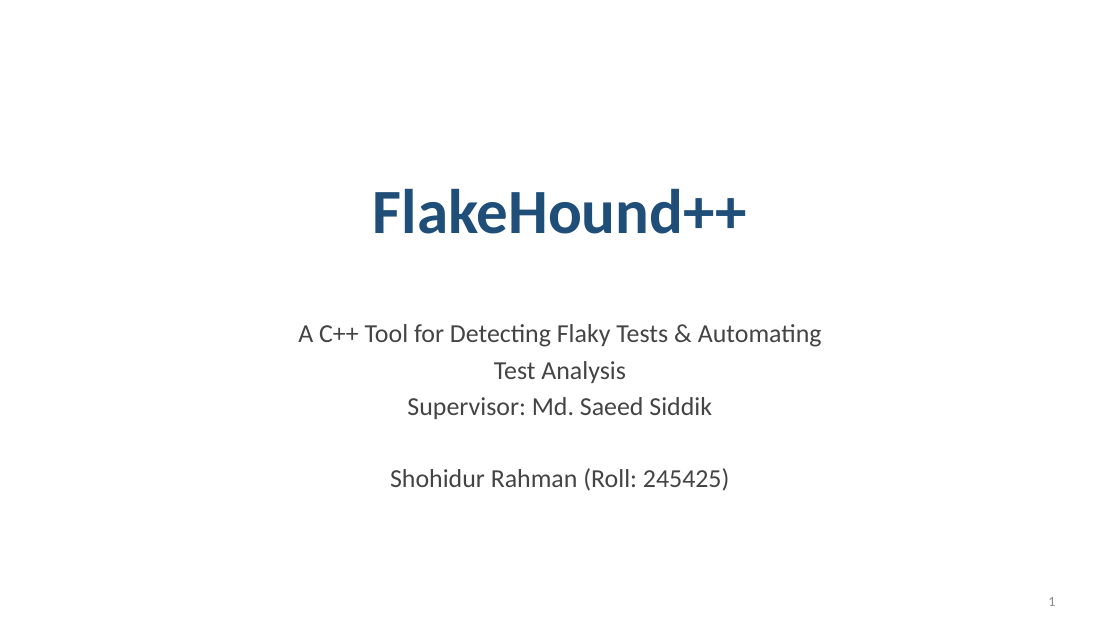
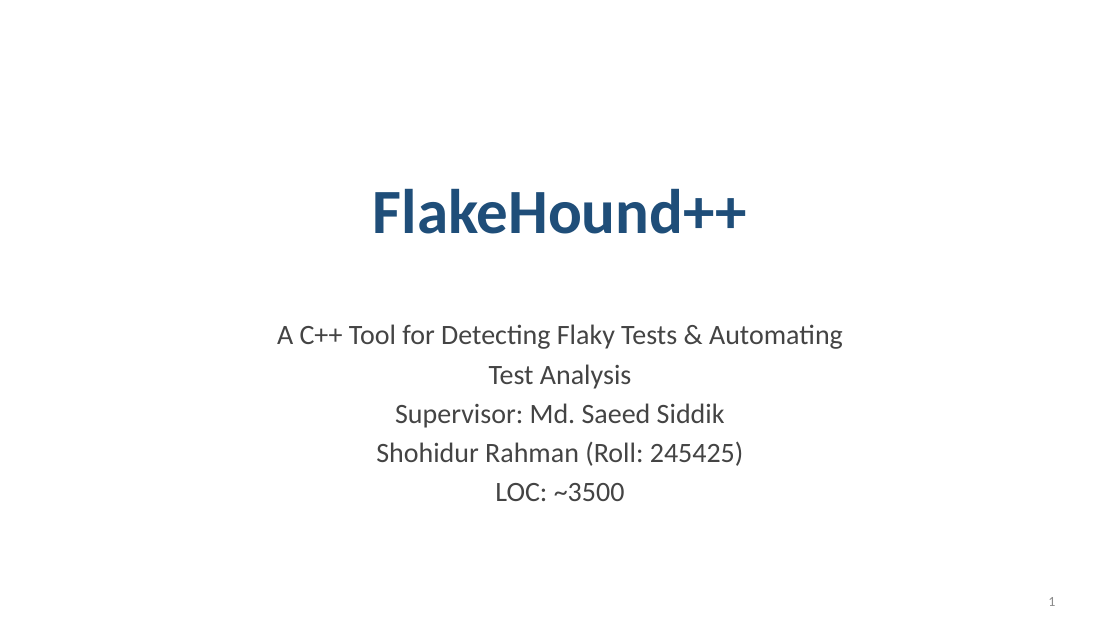
Before and after one commit to UniqueSwagger/FlakeHound-, a slide deck: slide 1 of FlakeHound_Presentation_Final.pptx. Drawn at 1120x630 pixels with LibreOffice and Linux fonts; fonts in the diff are those of the drawing. Boxes give left, top, right and bottom in pixels: in the first picture for what was removed or moved away, otherwise in the second. Text is boxed around its words. In the diff, an @@ line names an element or a change of style, - is before the commit and + after.

```diff
--- a/FlakeHound_Presentation_Final.pptx
+++ b/FlakeHound_Presentation_Final.pptx
@@ subtitle at (x1=277, y1=324, x2=843, y2=466): size 22.2 to 24 pt @@
@@ subtitle at (x1=495, y1=483, x2=625, y2=501): paragraph added @@
+LOC: ~3500
```
Also in this commit, not shown: 2 other slides changed, 2 slides added, 3 other files.
